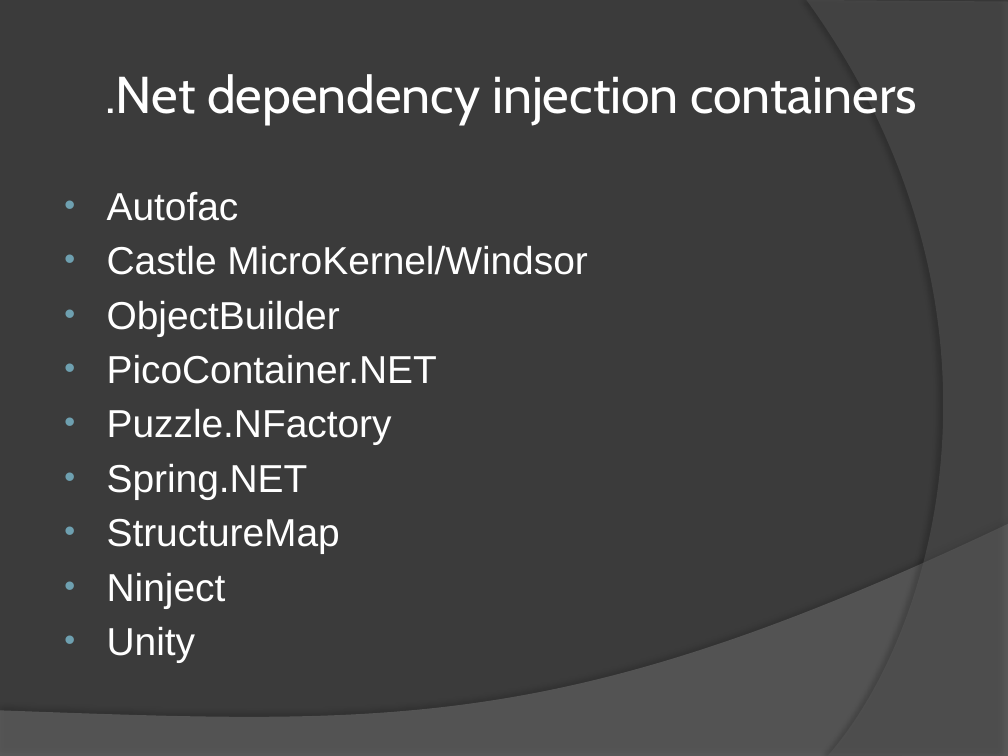
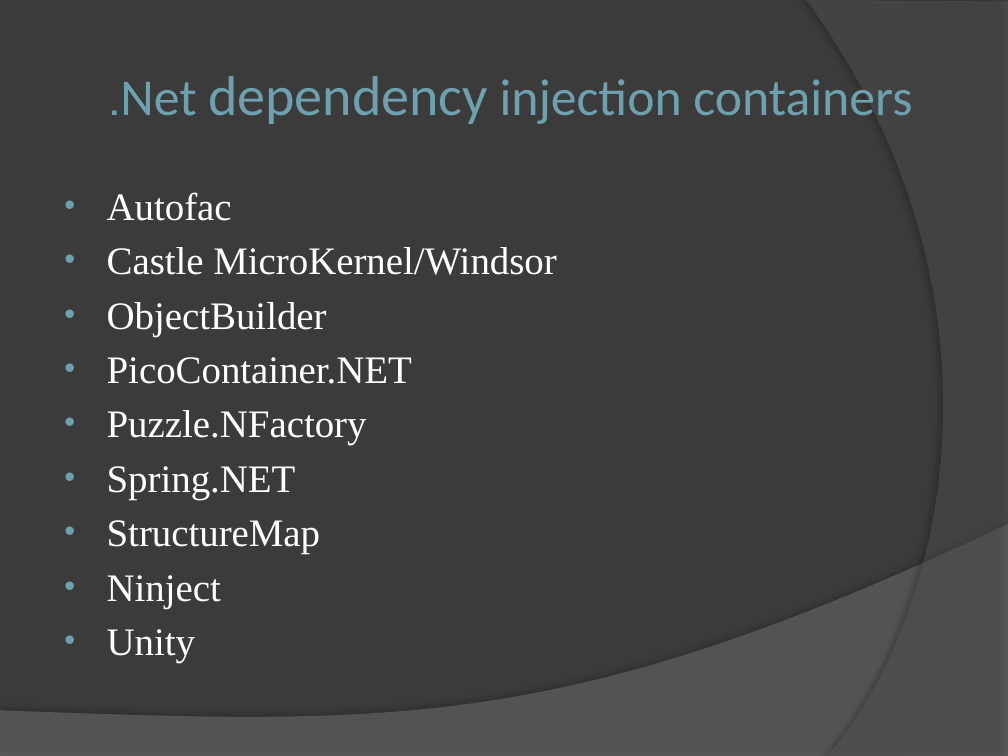
Before and after one commit to nyxiscoo1/DipDemo, a slide deck: slide 9 of Inversion of Control.pptx (slide 7 before the commit). Drawn at 1008x756 pixels with LibreOffice and Linux fonts; fonts in the diff are those of the drawing. Boxes give left, top, right and bottom in pixels: in the first picture for what was removed or moved away, otherwise in the second. Text is boxed around its words. In the diff, an @@ line names an element or a change of style, - is before the commit and + after.

```diff
--- a/Inversion of Control.pptx
+++ b/Inversion of Control.pptx
@@ title ".Net dependency injection containers" at [110, 76, 912, 124]: size 37 to 40 pt in "dependency"; font Cabin to Calibri, text colour #FFFFFF to #6EA0B0 @@
@@ text "Autofac" at [107, 192, 556, 663]: font Arial to Times New Roman @@
```
Also in this commit, not shown: 6 other slides changed, 2 slides added, 6 other files.
